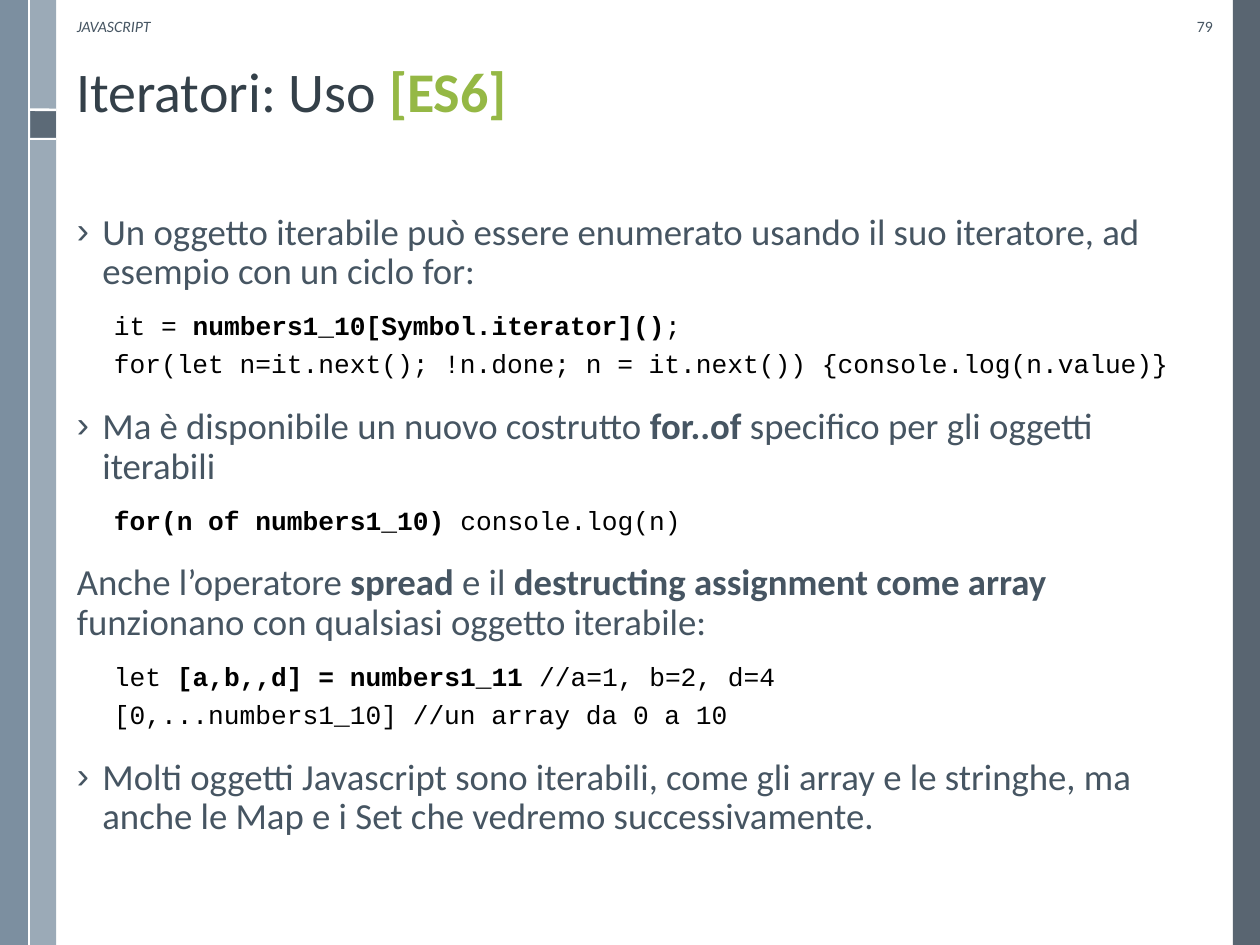
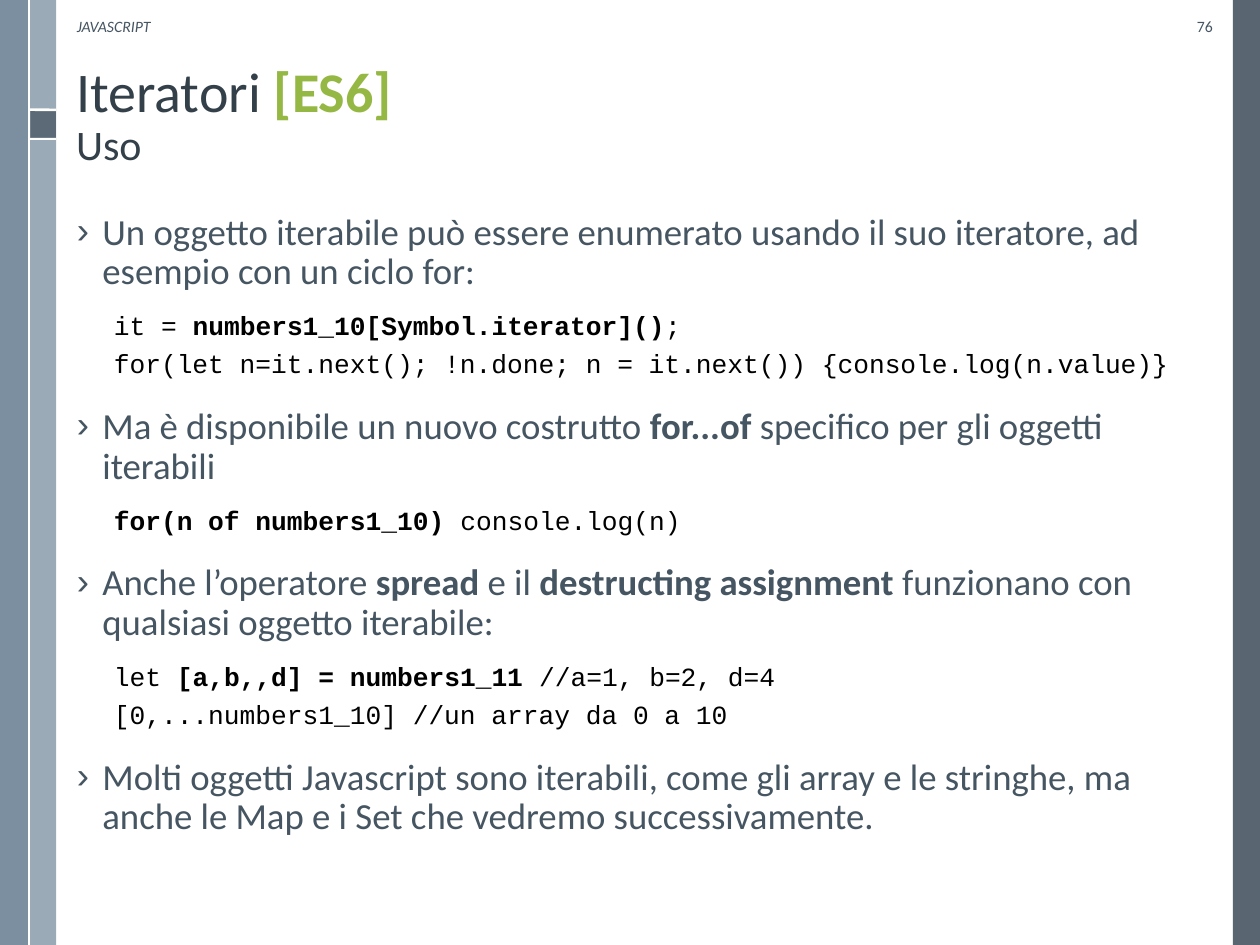
Before and after one commit to WebEngineering-Univaq/WE_Lecture_Slides, a slide deck: slide 76 of Javascript.pptx (slide 79 before the commit). Drawn at 1260x945 pixels with LibreOffice and Linux fonts; fonts in the diff are those of the drawing; background and template pictures are left out. Boxes give left, top, right and bottom in pixels: in the first picture for what was removed or moved away, otherwise in the second. Text is boxed around its words. In the diff, an @@ line names an element or a change of style, - is before the commit and + after.

```diff
--- a/Javascript.pptx
+++ b/Javascript.pptx
@@ page number at [1197,21,1213,32]: text changed @@
-79
+76
@@ title at [76,71,392,161]: text changed @@
-Iteratori: Uso [ES6]
+Iteratori [ES6]
+Uso
@@ text at [102,413,1103,480]: text changed @@
-› Ma è disponibile un nuovo costrutto for..of specifico per gli oggetti iterabili
+› Ma è disponibile un nuovo costrutto for...of specifico per gli oggetti iterabili
@@ text at [102,569,1132,642]: text changed @@
-Anche l’operatore spread e il destructing assignment come array funzionano con qualsiasi oggetto iterabile:
+› Anche l’operatore spread e il destructing assignment funzionano con qualsiasi oggetto iterabile:
```
Also in this commit, not shown: 24 other slides changed, 1 other file.
